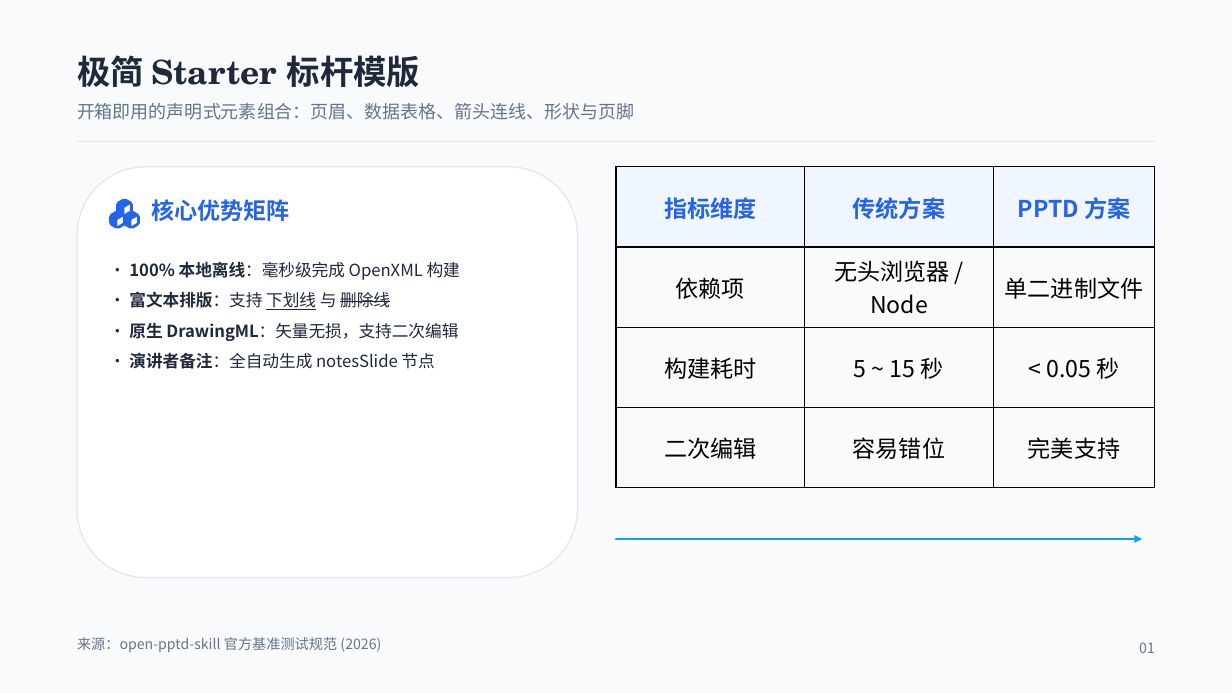
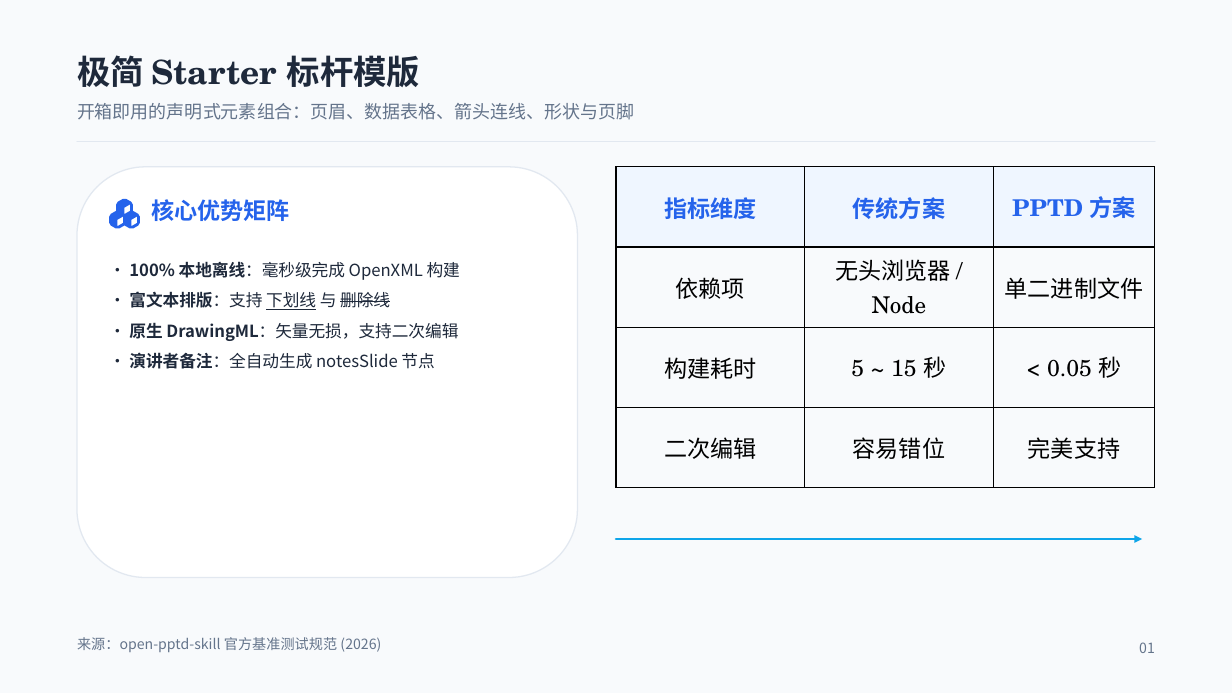
Before and after one commit to dq188/open-pptd-skill, a slide deck: slide 1 of example/starter/starter.pptx. Drawn at 1232x693 pixels with LibreOffice and Linux fonts; fonts in the diff are those of the drawing. Boxes give left, top, right and bottom in pixels: in the first picture for what was removed or moved away, otherwise in the second. Text is boxed around its words. In the diff, an @@ line names an element or a change of style, - is before the commit and + after.

```diff
--- a/example/starter/starter.pptx
+++ b/example/starter/starter.pptx
@@ table at (616, 167, 1155, 488) @@
@@ font Noto Sans CJK SC to TeX Gyre Schola @@
```
Also in this commit, not shown: 37 other files.
